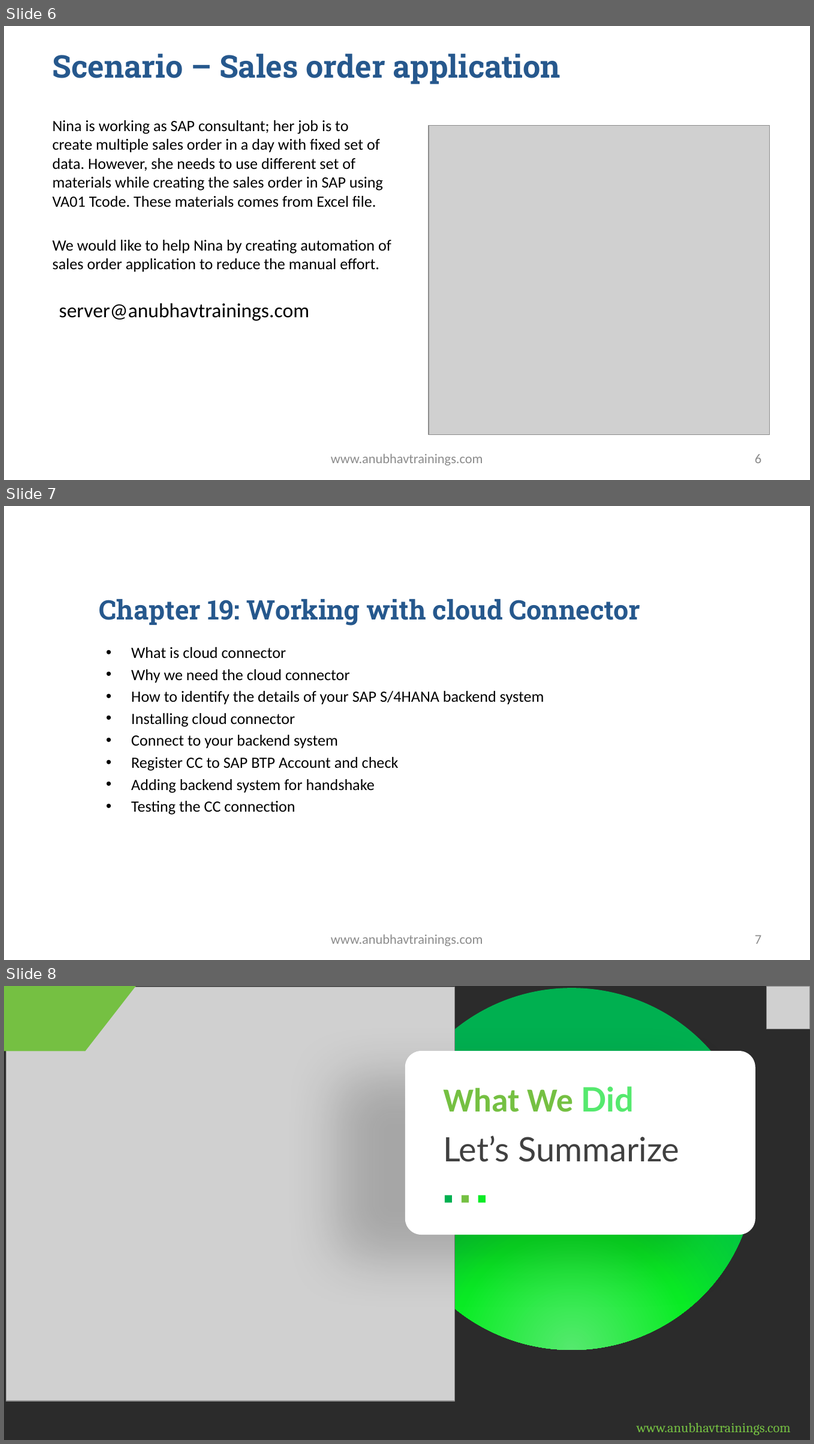
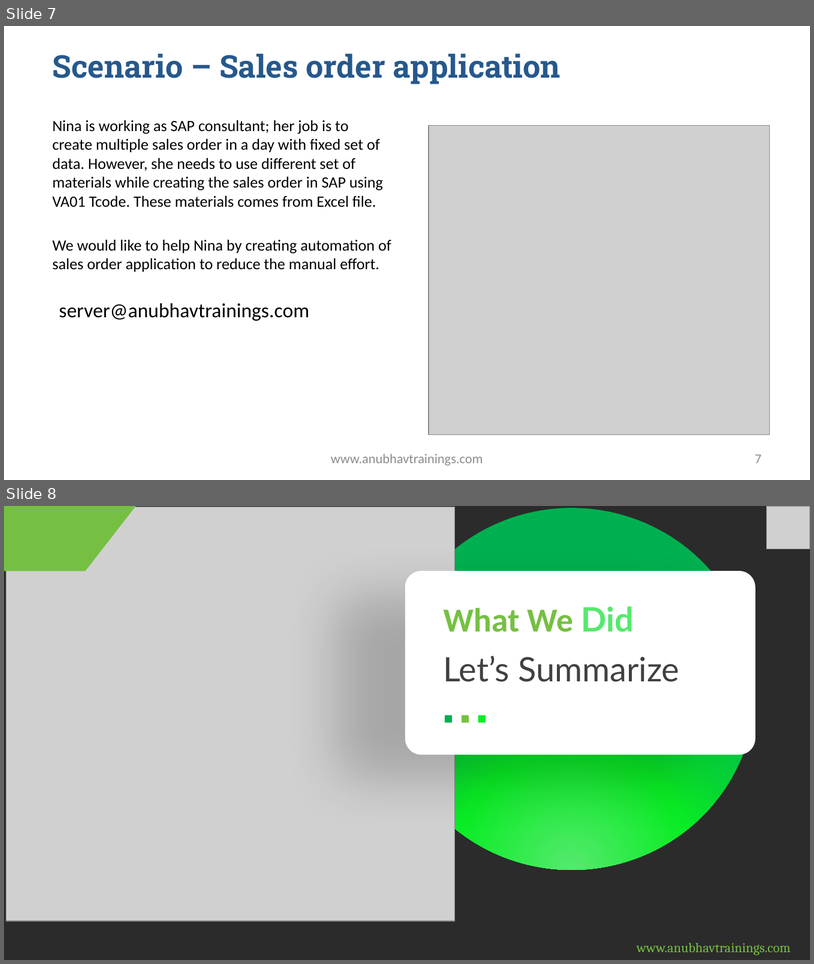
Before and after one commit to soyuztechnologies/SAP_Build_End_to_End, a slide deck: Day 16/SAP Build Training Day 16.pptx. Shown one above the other, each under a label of ours: slides 6, 7 and 8 before the commit, slides 7 and 8 after it. The pictures are 814x1444 and 814x964 pixels, drawn with LibreOffice and Linux fonts; fonts in the diff are those of the drawing; grey boxes stand for pictures; background and template pictures are left out; a plain dark background stands for a picture behind light text. Boxes give left, top, right and bottom in pixels: in the first picture for what was removed or moved away, otherwise in the second. Text is boxed around its words. In the diff, an @@ line names an element or a change of style, - is before the commit and + after.

```diff
--- a/Day 16/SAP Build Training Day 16.pptx
+++ b/Day 16/SAP Build Training Day 16.pptx
@@ slide 7 removed at <box>4,506,810,960</box>, background picture (left out) @@
@@ title removed at <box>99,599,641,625</box> @@
-Chapter 19: Working with cloud Connector
@@ text removed at <box>131,647,545,814</box> @@
-• What is cloud connector
-• Why we need the cloud connector
-• How to identify the details of your SAP S/4HANA backend system
-• Installing cloud connector
-• Connect to your backend system
-• Register CC to SAP BTP Account and check
-• Adding backend system for handshake
-• Testing the CC connection
@@ text removed at <box>331,934,483,946</box> @@
-www.anubhavtrainings.com
@@ page number removed at <box>755,934,762,943</box> @@
-7
@@ what was slide 6 is now slide 7 @@
@@ page number at <box>755,454,762,463</box>: text changed @@
-6
+7
```
Also in this commit, not shown: 1 slide added, 3 other files.
